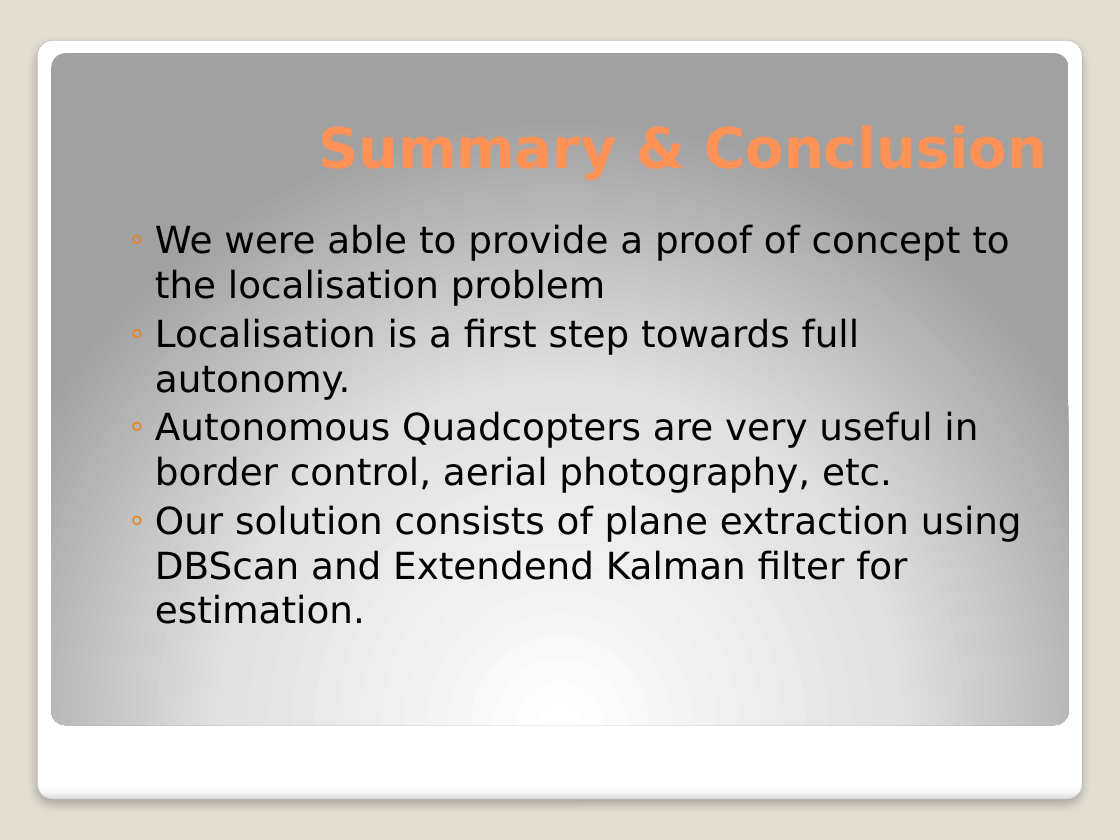
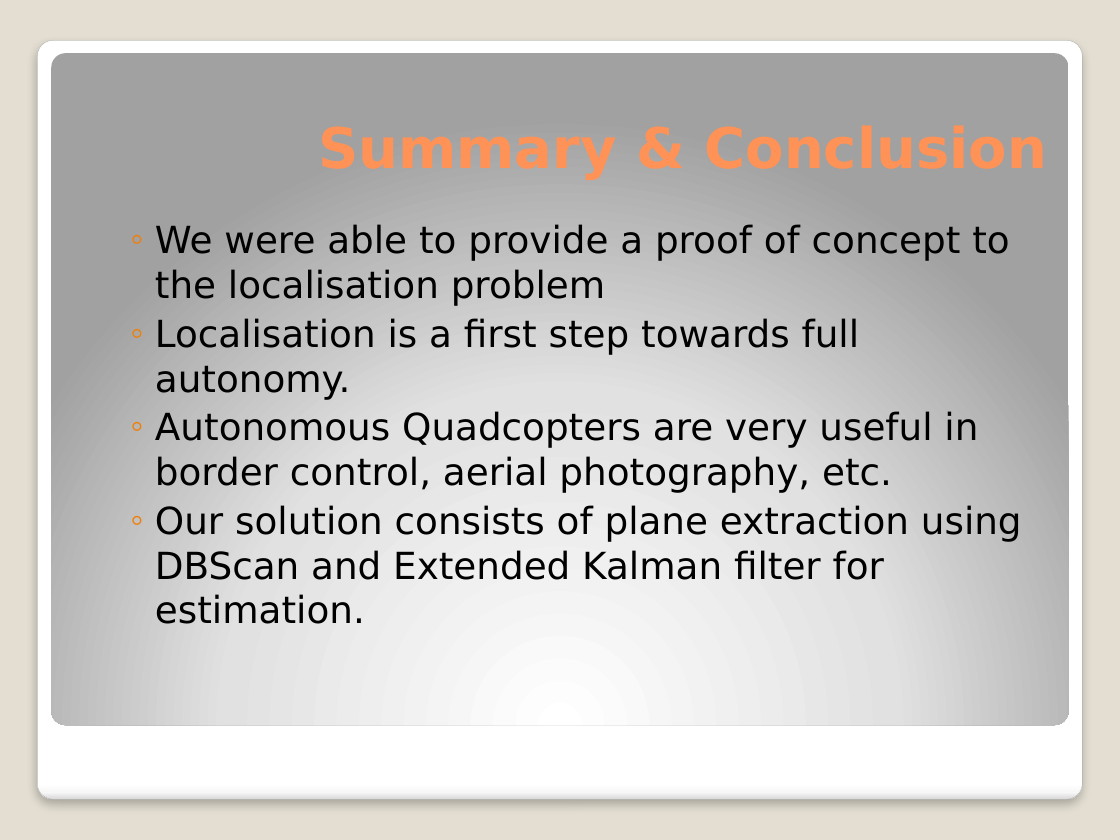
Before and after one commit to proftom/QuadCopter, a slide deck: slide 15 of presentation.pptx. Drawn at 1120x840 pixels with LibreOffice and Linux fonts; fonts in the diff are those of the drawing. Boxes give left, top, right and bottom in pixels: in the first picture for what was removed or moved away, otherwise in the second. Text is boxed around its words. In the diff, an @@ line names an element or a change of style, - is before the commit and + after.

Commit message:
Presentation Added

```diff
--- a/presentation.pptx
+++ b/presentation.pptx
@@ text at <box>155,505,1022,624</box>: text changed @@
-  ◦ Our solution consists of plane extraction using DBScan and Extendend Kalman filter for estimation.
+  ◦ Our solution consists of plane extraction using DBScan and Extended Kalman filter for estimation.
```
Also in this commit, not shown: 4 other slides changed, 1 slide added, 1 slide removed.
